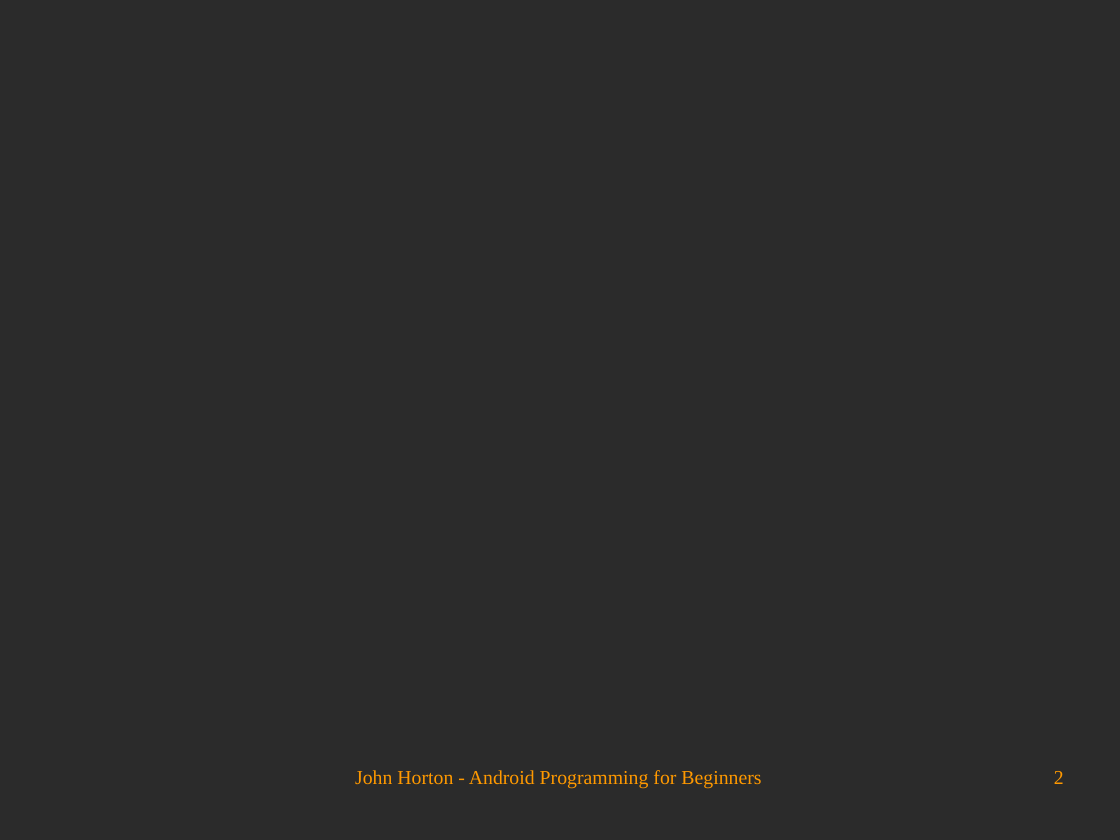
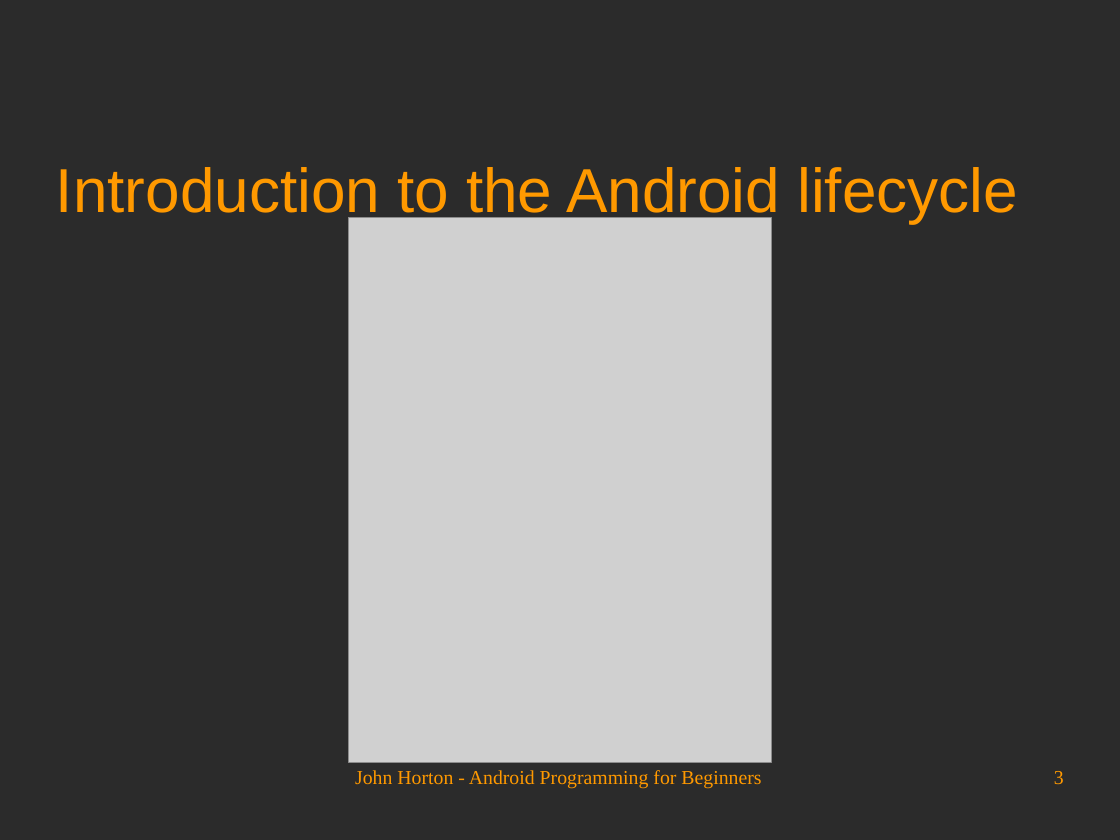
Before and after one commit to Academy-Soft-Intellect/Android-Programming-for-Beginners, a slide deck: slide 3 of 06_The_Life_and_Times_of_an_Android_App.odp (slide 2 before the commit). Drawn at 1120x840 pixels with LibreOffice and Linux fonts; fonts in the diff are those of the drawing; grey boxes stand for pictures; background and template pictures are left out; a plain dark background stands for a picture behind light text. Boxes give left, top, right and bottom in pixels: in the first picture for what was removed or moved away, otherwise in the second. Text is boxed around its words. In the diff, an @@ line names an element or a change of style, - is before the commit and + after.

```diff
--- a/06_The_Life_and_Times_of_an_Android_App.odp
+++ b/06_The_Life_and_Times_of_an_Android_App.odp
@@ title added at box(56, 167, 1018, 223), 44 pt, text #FF9900 @@
+Introduction to the Android lifecycle
@@ picture added at box(349, 217, 771, 762) @@
@@ page number at box(1054, 771, 1064, 784): text changed @@
-2
+3
```
Also in this commit, not shown: 1 other slide changed, 5 slides added.
